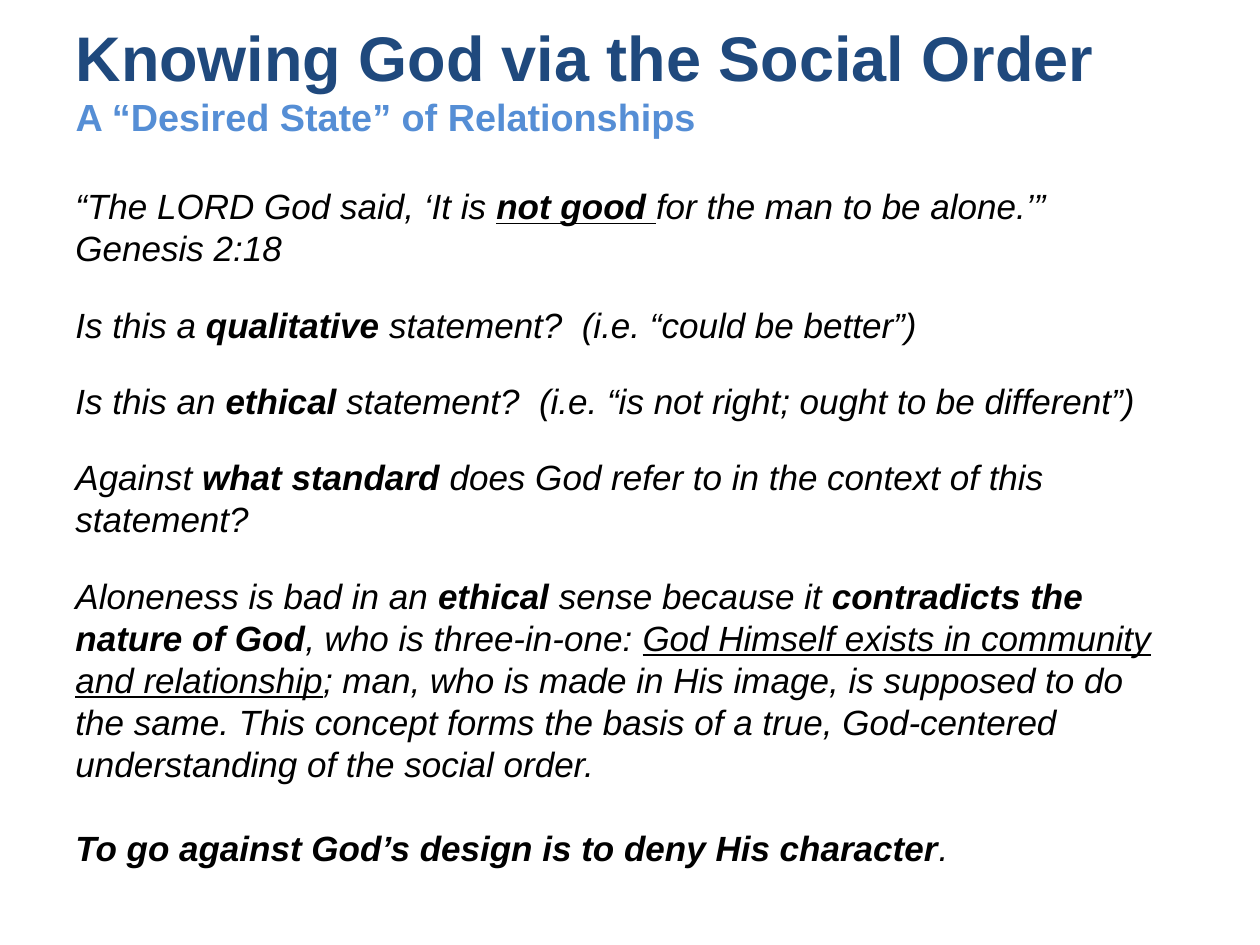
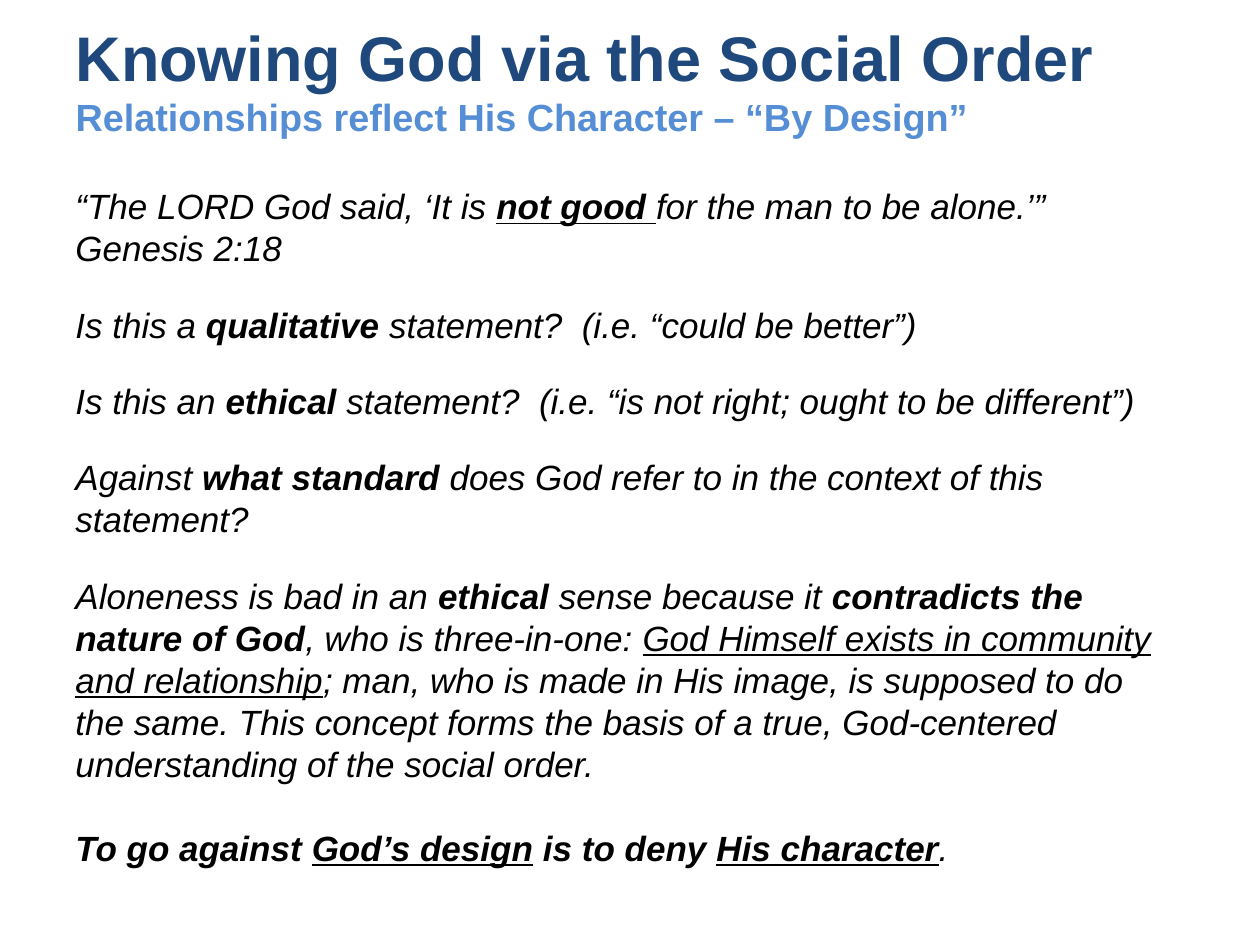
Before and after one commit to UsefulEngines/EvangelismPublic, a slide deck: slide 7 of 2025-Q3/Unity2/2025-07-13-Unity2.pptx (slide 2 before the commit). Drawn at 1260x945 pixels with LibreOffice and Linux fonts; fonts in the diff are those of the drawing. Boxes give left, top, right and bottom in pixels: in the first picture for what was removed or moved away, otherwise in the second. Text is boxed around its words. In the diff, an @@ line names an element or a change of style, - is before the commit and + after.

```diff
--- a/2025-Q3/Unity2/2025-07-13-Unity2.pptx
+++ b/2025-Q3/Unity2/2025-07-13-Unity2.pptx
@@ title at bbox=[76, 35, 1093, 138]: text changed @@
-Knowing God via the Social Order
-A “Desired State” of Relationships
+Knowing God via the Social Order
+Relationships reflect His Character – “By Design”
@@ text at bbox=[75, 835, 949, 868]: underline on in "God’s design His character." @@
```
Also in this commit, not shown: 3 other slides changed, 4 slides added, 9 slides removed, 4 other files.
